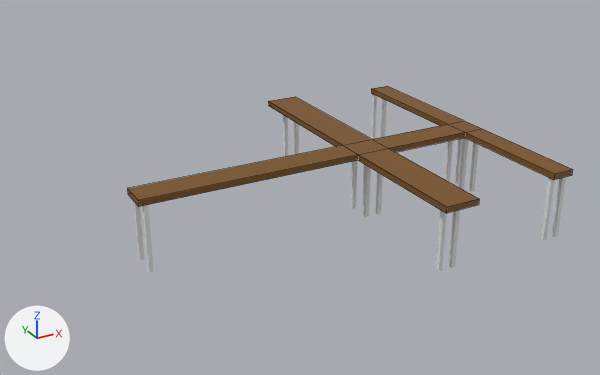
A saved change to the FBX model Assets/Models/Saint Mary's Island/SaintMary'sIslandLakehouseJetty.fbx.
The view is the same before and after, from a 50 mm lens placed at (-14.1, -44.5, 20.5), pointed at (10.7, 0.6, -2.1). Lighting does not change. The marker at lower left points along +X, +Y and +Z. Mesh edges are drawn as thin lines on the coarser meshes. Where no turn or scale is listed for an object, it has been applied to the vertices.

Objects in the first picture: 'Jetty'.
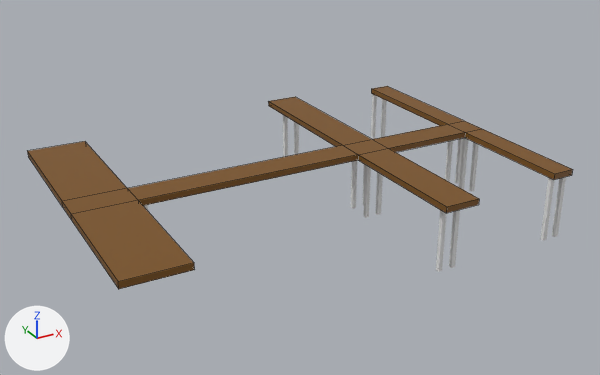
What the commit changed:
me_cube has 36 vertices, 34 faces and spans x -1.0..24.9, y -10.4..12.3, z -0.2..0.2.
me_cube is used by ob_jetty; location (0.0, 0.0, 0.0).
Verts and faces of me_cube; kept vertices keep their numbers, new ones are numbered from 36.
Before the commit, vertices of me_cube: 4 (-1.0, 1.0, 0.2) at pixel (127, 188), 5 (-1.0, 1.0, -0.2) at pixel (127, 194), 6 (-1.0, -1.0, 0.2) at pixel (138, 200), 7 (-1.0, -1.0, -0.2) at pixel (138, 206).
Part 1, on me_cube:
Faces deleted: (4, 5, 7, 6).
New vertices 36 to 39 stand at vertices 4 to 7, in that order, plus (-3.9, 0.0, 0.0).
New vertices 40 to 43 stand at vertices 6, 7, 38, 39, in that order, plus (0.0, -8.6, 0.0).
New vertices 44 to 47 stand at vertices 4, 5, 36, 37, in that order, plus (0.0, 9.3, 0.0).
New faces: (5, 7, 39, 37), (36, 37, 39, 38), (4, 36, 38, 6), (5, 37, 47, 45), (6, 38, 42, 40), (40, 42, 43, 41).
New faces: (6, 40, 41, 7), (38, 39, 43, 42), (7, 41, 43, 39), (44, 45, 47, 46), (4, 5, 45, 44), (4, 44, 46, 36).
New faces: (36, 46, 47, 37).

Where the change shows, as pixel boxes (x1, y1, x2, y2) in the pictures (600 x 375 px):
'Jetty', reshaped (22% wider, 59% taller)
    before: (127, 86, 573, 213)
    after: (27, 86, 573, 289)
part 1 of me_cube, built on
    before: (127, 189, 139, 206)
    after: (27, 141, 194, 289)
